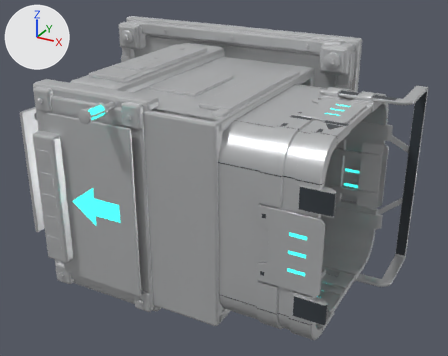
What one commit did to the OBJ model assets/models/SM_TeleporterItemInput.obj.
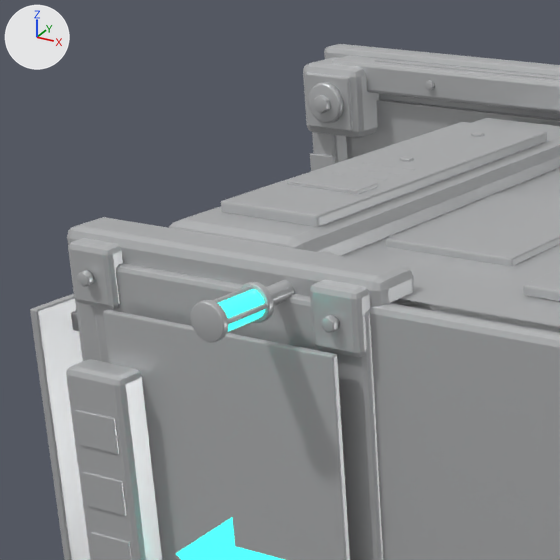
Each version appears first whole from a 50 mm lens placed at (374.0, -732.0, 284.0), pointed at (56.0, -153.0, -5.0), and next in a close-up on the part from 2% to 47% of the width and 0% to 57% of the height. Arrows for +X, +Y and +Z are at upper left; the lights stay in place. The older version's two pictures come first. Where no turn or scale is listed for an object, it has been applied to the vertices.

Names of what the first close-up shows: 'SM_TeleporterItemInput'.
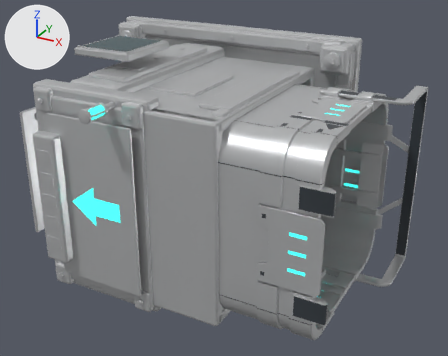
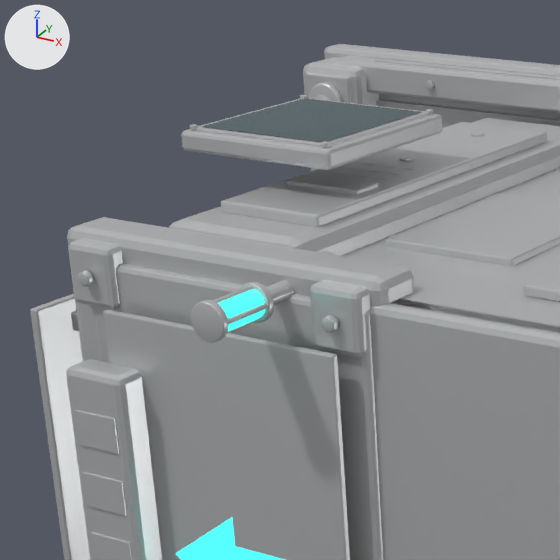
Pixel boxes [x1, y1, x2, y2] of what changed, in the close-ups (560 x 560 px):
part 1 of me_sm_teleporteriteminput, added: after [181, 113, 442, 170]
part 2 of me_sm_teleporteriteminput, added: after [192, 98, 431, 147]
part 3 of me_sm_teleporteriteminput, added: after [201, 98, 421, 142]

The change, as a list of edits to the scene's bpy script:
```text
Change me_sm_teleporteriteminput:
    used by ob_sm_teleporteriteminput; location = (0.0, 0.0, 0.0)
    verts and faces of me_sm_teleporteriteminput; kept vertices keep their numbers, new ones are numbered from 12364
    remove me_sm_teleporteriteminput.from_pydata(...)  # 12364 vertices, 23370 faces, 13 loose edges; spans x -180.0..253.0, y -323.0..0.0, z -146.0..140.0
    add me_sm_teleporteriteminput.from_pydata(...)  # 12928 vertices, 24468 faces, 13 loose edges; spans x -180.0..253.0, y -323.0..0.0, z -146.0..146.0
    me_sm_teleporteriteminput part 1: a new loose piece of 56 vertices spanning x -91.0..-19.0, y -223.0..-145.0, z 136.0..144.0, in mat_factory (light grey #c8cacb)
    me_sm_teleporteriteminput part 2: a new loose piece of 56 vertices spanning x -88.0..-22.0, y -219.0..-148.0, z 143.0..145.0, in mat_factory (light grey #c8cacb)
    me_sm_teleporteriteminput part 3
    add verts[12364] = (-85.0, -217.0, 145.0)  # pixel (200, 126)
    add verts[12365] = (-25.0, -217.0, 145.0)  # pixel (324, 142)
    add verts[12366] = (-25.0, -151.0, 145.0)  # pixel (422, 111)
    add verts[12367] = (-85.0, -151.0, 145.0)  # pixel (304, 98)
    add faces += [(12364, 12365, 12367), (12365, 12366, 12367)]  # mat_screen (dark cyan #12424b)
    other edits to the shape of me_sm_teleporteriteminput do not show in these pictures
```
